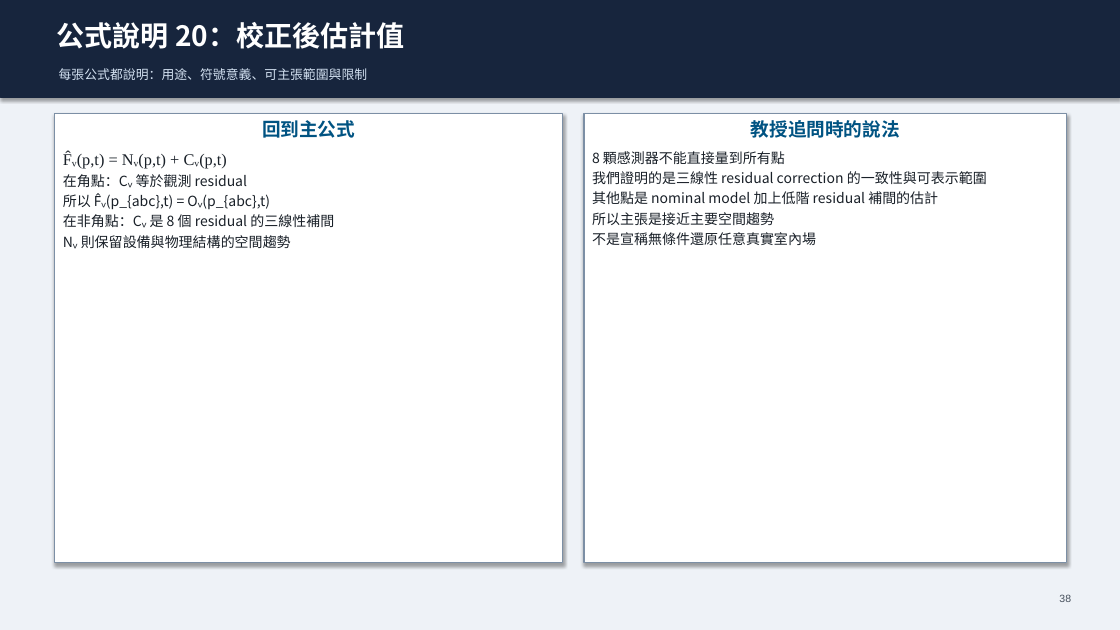
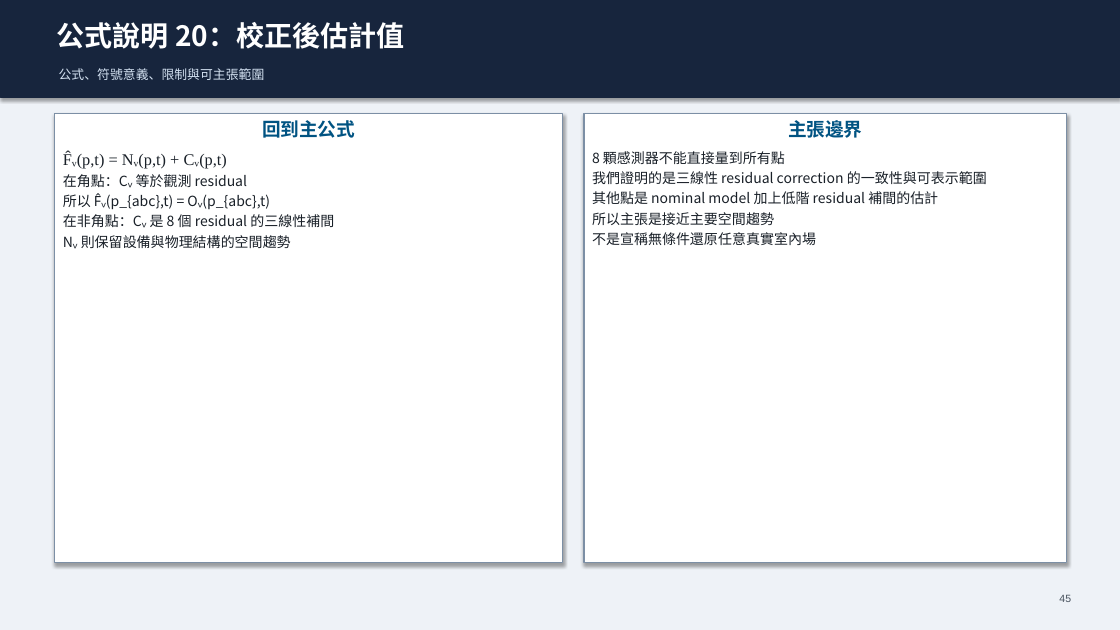
Before and after one commit to Yunitrish006006/A-Spatial-Digital-Twin-Prototype-for-Indoor-Spaces-with-Environmental-Factors, a slide deck: slide 45 of docs/papers/thesis/thesis_presentation_zh_30min.pptx (slide 38 before the commit). Drawn at 1120x630 pixels with LibreOffice and Linux fonts; fonts in the diff are those of the drawing. Boxes give left, top, right and bottom in pixels: in the first picture for what was removed or moved away, otherwise in the second. Text is boxed around its words. In the diff, an @@ line names an element or a change of style, - is before the commit and + after.

```diff
--- a/docs/papers/thesis/thesis_presentation_zh_30min.pptx
+++ b/docs/papers/thesis/thesis_presentation_zh_30min.pptx
@@ text "公式說明 20：校正後估計值" at [57, 22, 404, 49]: font Noto Sans CJK SC to Noto Sans CJK TC @@
@@ text at [59, 68, 265, 80]: text changed; font Noto Sans CJK SC to Noto Sans CJK TC @@
-每張公式都說明：用途、符號意義、可主張範圍與限制
+公式、符號意義、限制與可主張範圍
@@ text in rectangle at [63, 120, 355, 248]: font Noto Sans CJK SC to Noto Sans CJK TC in "回到主公式", "在角點：Cᵥ 等於觀測 residual", "所以 F̂ᵥ(p_{abc},t) = Oᵥ(p_{abc},t)", "在非角點：Cᵥ 是 8 個 residual 的三線性補間" and 1 more places @@
@@ text in rectangle at [788, 120, 862, 138]: text changed; font Noto Sans CJK SC to Noto Sans CJK TC @@
-教授追問時的說法
+主張邊界
@@ text in rectangle at [592, 151, 987, 245]: font Noto Sans CJK SC to Noto Sans CJK TC @@
@@ text at [1059, 595, 1071, 602]: text changed @@
-38
+45
```
Also in this commit, not shown: 45 other slides changed, 7 slides added, 7 other files.
